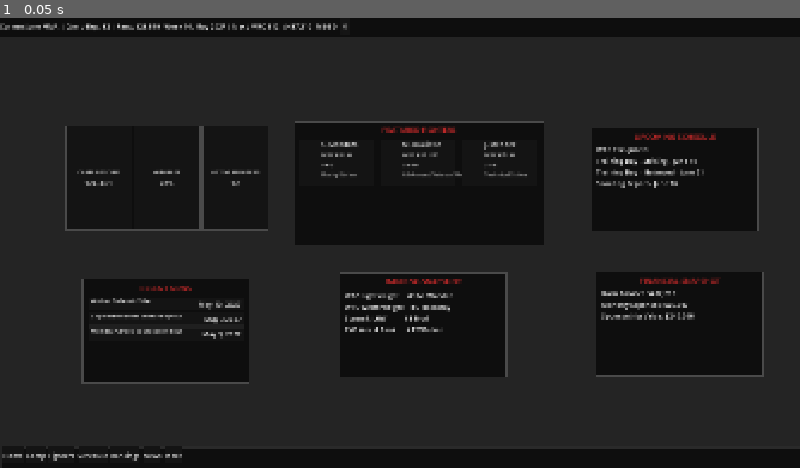
Above: before the commit, frame 1.
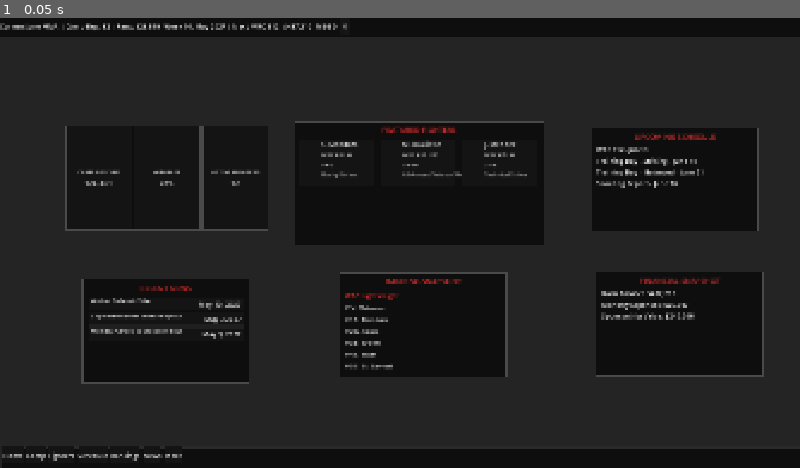
Above: after the commit, the same moment.

Repository: purepainsugar/MMA-Dynasty
Game: Godot game, scene res://Scenes/UI/Dashboard.tscn
Same seed, same stepped clock (60 frames per second), same inputs: the game is played once before the commit and once after it.
Inputs:
- Up to frame 1 (0.05 s): no input

The runs differ from the first frame. In frame 1, 0.5% of the frame differs, in the area x 43-57%, y 61-79%.

Commit message:
Sprint 2 Session 7 - Connect ranking snapshot to weight class data

Diff:
--- a/Scenes/UI/Dashboard.tscn
+++ b/Scenes/UI/Dashboard.tscn
@@ -9,6 +9,8 @@
 [ext_resource type="PackedScene" uid="uid://bhmn50uy3pemy" path="res://Scenes/UI/NewsCard.tscn" id="5_jn6xl"]
 [ext_resource type="Resource" uid="uid://ddttyrm158i20" path="res://Data/Fighters/WFC/Lightweight/john_mendez.tres" id="6_gbnjp"]
 [ext_resource type="PackedScene" uid="uid://3rxs1ybxfo8m" path="res://Scenes/UI/NewsListItem.tscn" id="6_v85ql"]
+[ext_resource type="Script" uid="uid://3vq2nqdx0wa3" path="res://Scripts/Data/RankingSnapshotPanel.gd" id="9_50c63"]
+[ext_resource type="Resource" uid="uid://citx0qjmdcftu" path="res://Data/WeightClasses/wfc_lightweight.tres" id="10_lpwa8"]
 
 [node name="Dashboard" type="Control" unique_id=179188285]
 layout_mode = 3
@@ -276,6 +278,8 @@
 offset_top = 611.0
 offset_right = 1216.0
 offset_bottom = 861.0
+script = ExtResource("9_50c63")
+weight_class_data = ExtResource("10_lpwa8")
 
 [node name="TitleLabel" parent="MainContent/RankingSnapshotPanel" index="0" unique_id=1300521274]
 theme_override_colors/font_color = Color(0.7882353, 0.16470589, 0.16470589, 1)
--- /dev/null
+++ b/Scripts/Data/RankingSnapshotPanel.gd
@@ -0,0 +1,74 @@
+extends Panel
+
+@export var weight_class_data: WeightClassData
+@export var ranks_to_show: int = 5
+
+@onready var content: Control = find_child("Content", true, false) as Control
+
+
+func _ready() -> void:
+	update_display()
+
+
+func update_display() -> void:
+	if content == null:
+		push_error("RankingSnapshotPanel could not find Content.")
+		return
+
+	_clear_content()
+
+	var stack := VBoxContainer.new()
+	stack.size_flags_horizontal = Control.SIZE_EXPAND_FILL
+	stack.size_flags_vertical = Control.SIZE_EXPAND_FILL
+	stack.add_theme_constant_override("separation", 6)
+	content.add_child(stack)
+
+	if weight_class_data == null:
+		_add_label(stack, "No Weight Class Data", 16)
+		return
+
+	_add_label(stack, weight_class_data.get_display_name(), 16, true)
+	_add_label(stack, "C " + _get_mini_name(weight_class_data.champion), 15)
+
+	var count = min(ranks_to_show, weight_class_data.ranked_fighters.size())
+
+	for index in range(count):
+		var rank := index + 1
+		var fighter := weight_class_data.ranked_fighters[index]
+
+		if fighter == null:
+			_add_label(stack, "#" + str(rank) + " Vacant", 15)
+		else:
+			_add_label(stack, "#" + str(rank) + " " + _get_mini_name(fighter), 15)
+
+
+func _clear_content() -> void:
+	for child in content.get_children():
+		content.remove_child(child)
+		child.queue_free()
+
+
+func _add_label(parent: VBoxContainer, text: String, font_size: int, is_header: bool = false) -> void:
+	var label := Label.new()
+	label.text = text
+	label.clip_text = true
+	label.autowrap_mode = TextServer.AUTOWRAP_OFF
+	label.size_flags_horizontal = Control.SIZE_EXPAND_FILL
+	label.add_theme_font_size_override("font_size", font_size)
+
+	if is_header:
+		label.add_theme_color_override("font_color", Color(1.0, 0.18, 0.18))
+	else:
+		label.add_theme_color_override("font_color", Color(0.9, 0.9, 0.9))
+
+	parent.add_child(label)
+
+
+func _get_mini_name(fighter: FighterData) -> String:
+	if fighter == null:
+		return "Vacant"
+
+	if fighter.first_name.length() > 0:
+		return fighter.first_name.substr(0, 1) + ". " + fighter.last_name
+
+	return fighter.last_name
Not shown, added: Scripts/Data/RankingSnapshotPanel.gd.uid
